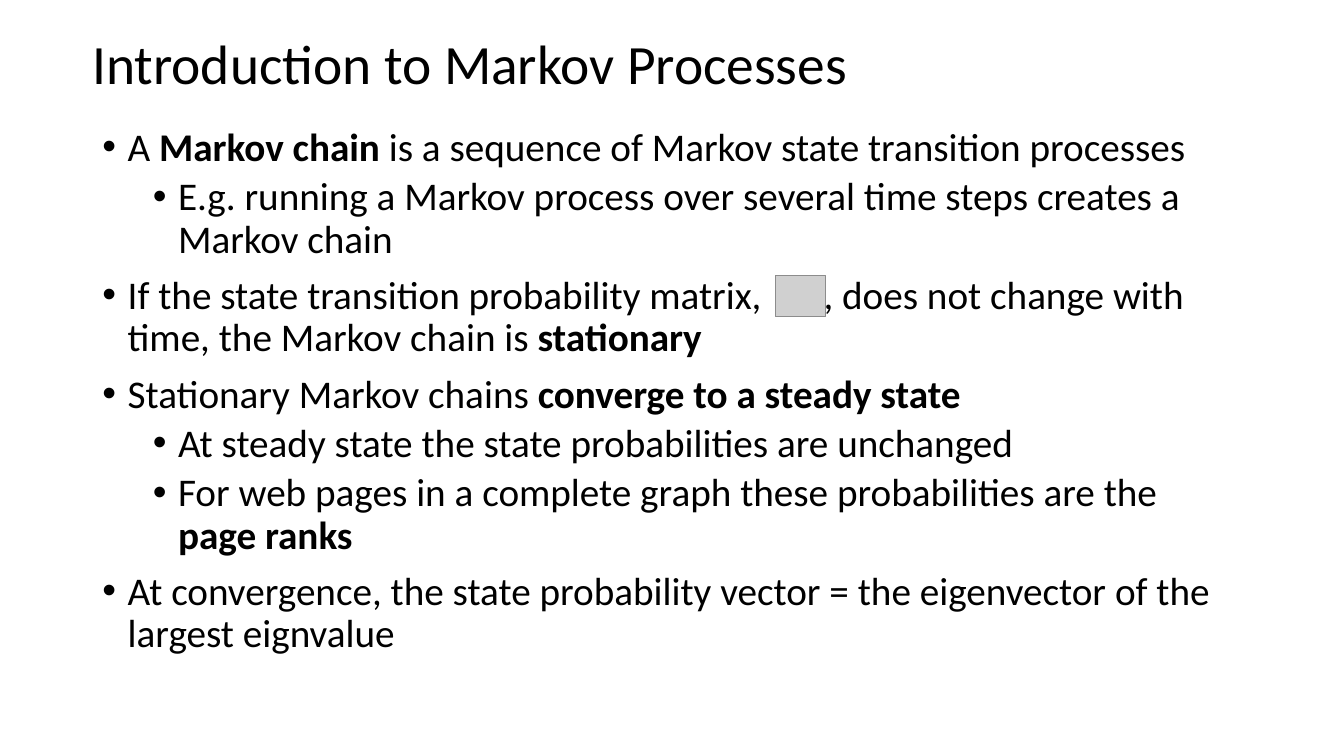
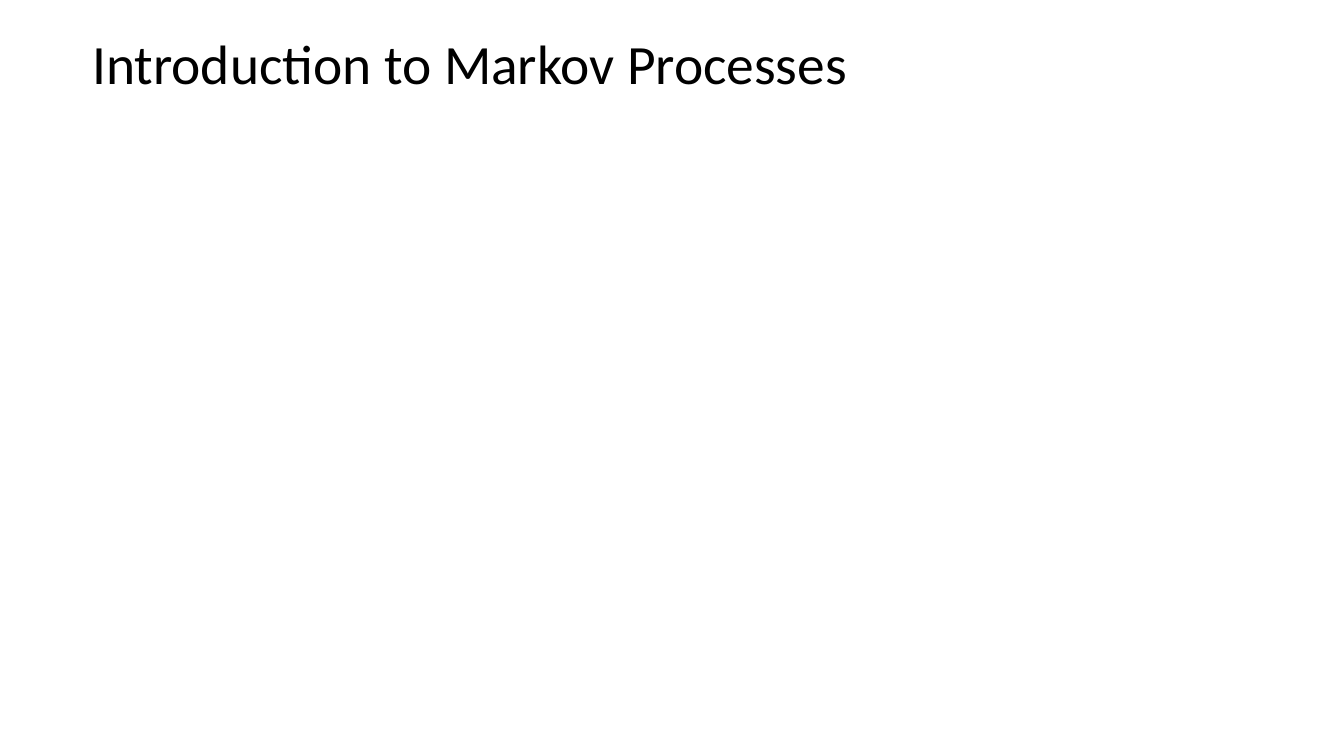
Before and after one commit to StephenElston/CSCI-E-108, a slide deck: slide 22 of slides/5_WebSearching.pptx (slide 31 before the commit). Drawn at 1344x756 pixels with LibreOffice and Linux fonts; fonts in the diff are those of the drawing; grey boxes stand for pictures. Boxes give left, top, right and bottom in pixels: in the first picture for what was removed or moved away, otherwise in the second. Text is boxed around its words. In the diff, an @@ line names an element or a change of style, - is before the commit and + after.

```diff
--- a/slides/5_WebSearching.pptx
+++ b/slides/5_WebSearching.pptx
@@ text removed at (128, 133, 1209, 654) @@
-• A Markov chain is a sequence of Markov state transition processes
-  • E.g. running a Markov process over several time steps creates a Markov chain
-• If the state transition probability matrix, , does not change with time, the Markov chain is stationary
-• Stationary Markov chains converge to a steady state
-  • At steady state the state probabilities are unchanged
-  • For web pages in a complete graph these probabilities are the page ranks
-• At convergence, the state probability vector = the eigenvector of the largest eignvalue
@@ picture removed at (775, 275, 826, 317) @@
```
Also in this commit, not shown: 7 other slides changed, 3 slides added.
